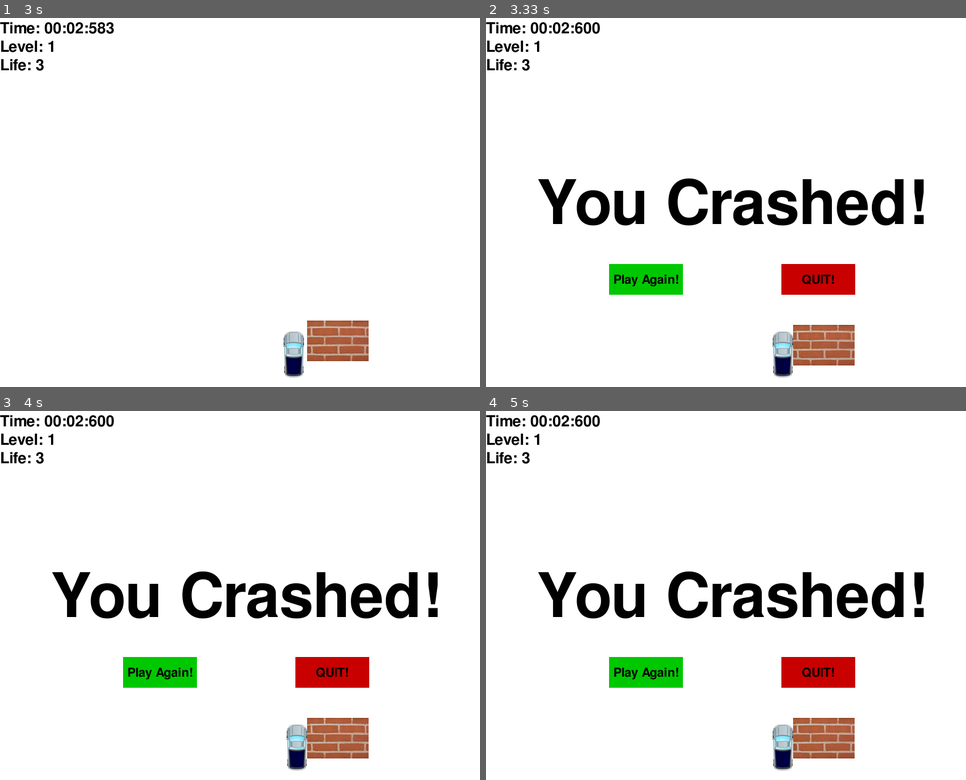
Above: before the commit, frames 1-4 (two rows, left to right).
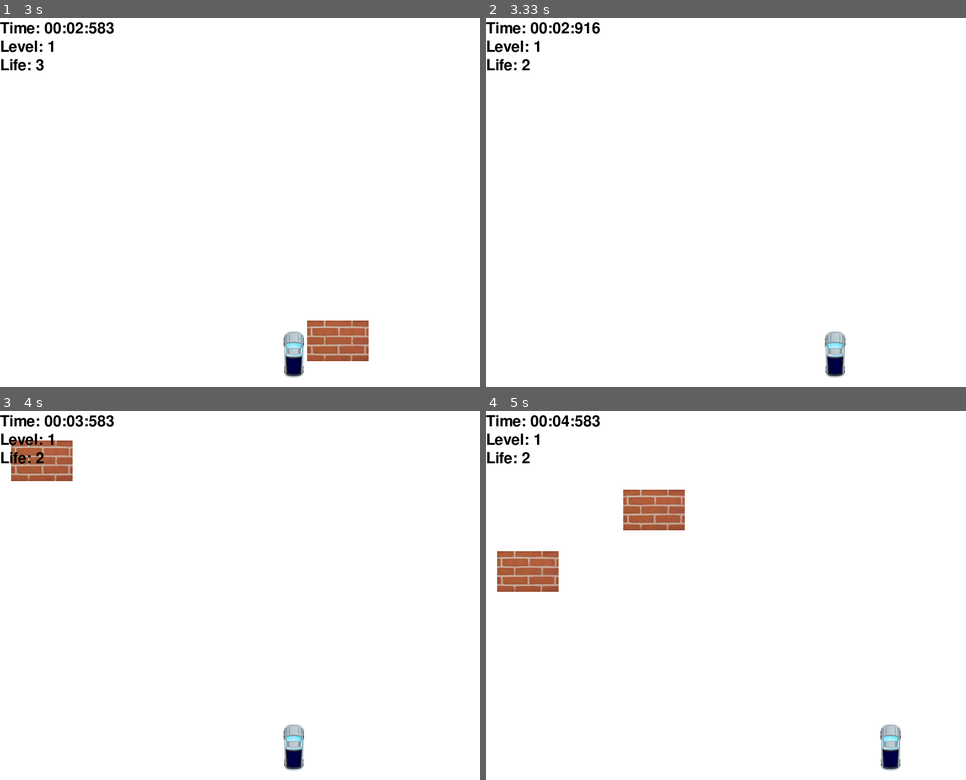
Above: after the commit, the same moments.

Repository: yan-ren/Pygame_playground
Game: pygame game, started from racing_car/racing.py
Two runs of this game, one before a commit and one after it. Both use one fixed random seed, a clock stepped at 60 frames per second and the inputs below.
Inputs (mouse positions are in pixels of both pictures, inside the frame that each line leads up to):
- Up to frame 1 (3 s): click "GO!" at 0.38 s; hold Right 0.67-1.13 s; move the mouse to (403, 191) at 0.7 s; hold Right 1.17-1.63 s; hold Left 1.67-2.2 s; hold Left 2.23-2.63 s; hold Right from 2.67 s (still down)
- Up to frame 2 (3.33 s): release Right at 3.3 s
- Up to frame 3 (4 s): hold Left 3.33-3.8 s; hold Right from 3.83 s (still down)
- Up to frame 4 (5 s): release Right at 4.3 s; hold Right 4.33-4.8 s; hold Left from 4.83 s (still down)

Frame 1 is identical in both runs. In frame 2, 9.0% of the frame differs, in the area x 7-92%, y 1-98%; in frame 3, 10%; in frame 4, 12%, in the area x 2-92%, y 1-98%.

Commit message:
life feature works

Diff:
--- a/racing_car/modules/block.py
+++ b/racing_car/modules/block.py
@@ -10,6 +10,7 @@
         self.initial_y = y
         self.speed = speed
         self.initial_speed = speed
+        self.attached = None
 
     def change_y(self):
         self.y += self.speed
@@ -27,3 +28,4 @@
         self.speed = self.initial_speed
         self.y = self.initial_y
         self.random_x()
+        self.attached = None
--- a/racing_car/racing.py
+++ b/racing_car/racing.py
@@ -210,8 +210,11 @@
 
 def check_crash(car, blocks):
     for b in blocks:
-        if utils.crash_detection(car, b):
+        if utils.crash_detection(car, b) and b.attached is None:
+            b.attached = car
             return True
+        elif not utils.crash_detection(car, b):
+            b.attached = None
     return False
 
 
@@ -261,8 +264,9 @@
             car1.x_move = 0
         # car crashes on blocks
         if check_crash(car1, block_list):
-            # frame_crash() return False, restart game
-            if not frame_crash():
+            car1.life = car1.life - 1
+            if car1.life < 0 and not frame_crash():
+                # frame_crash() return False, restart game
                 game_init()
         # block passes car, initialize block position
         for b in block_list:
